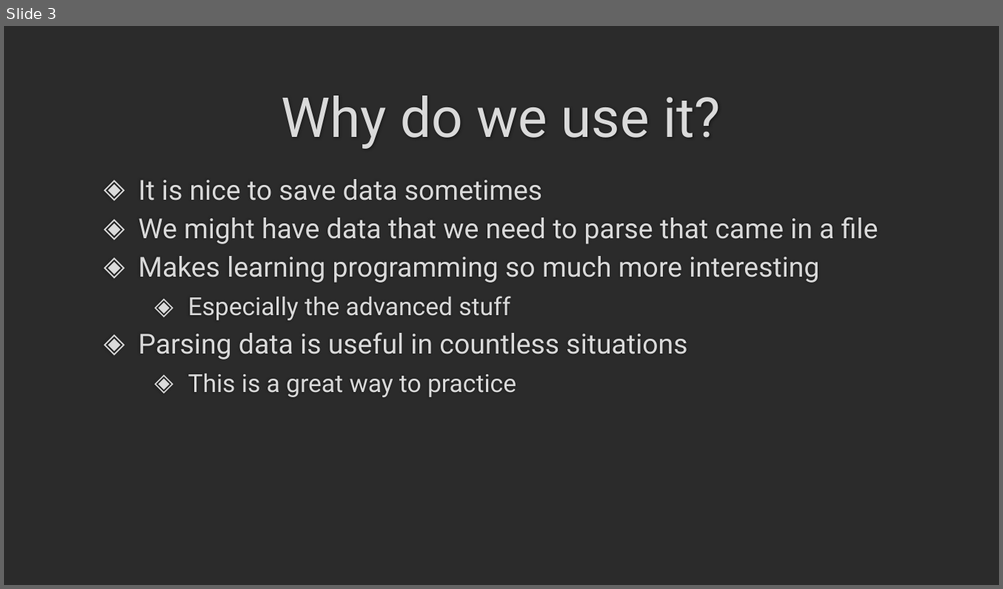
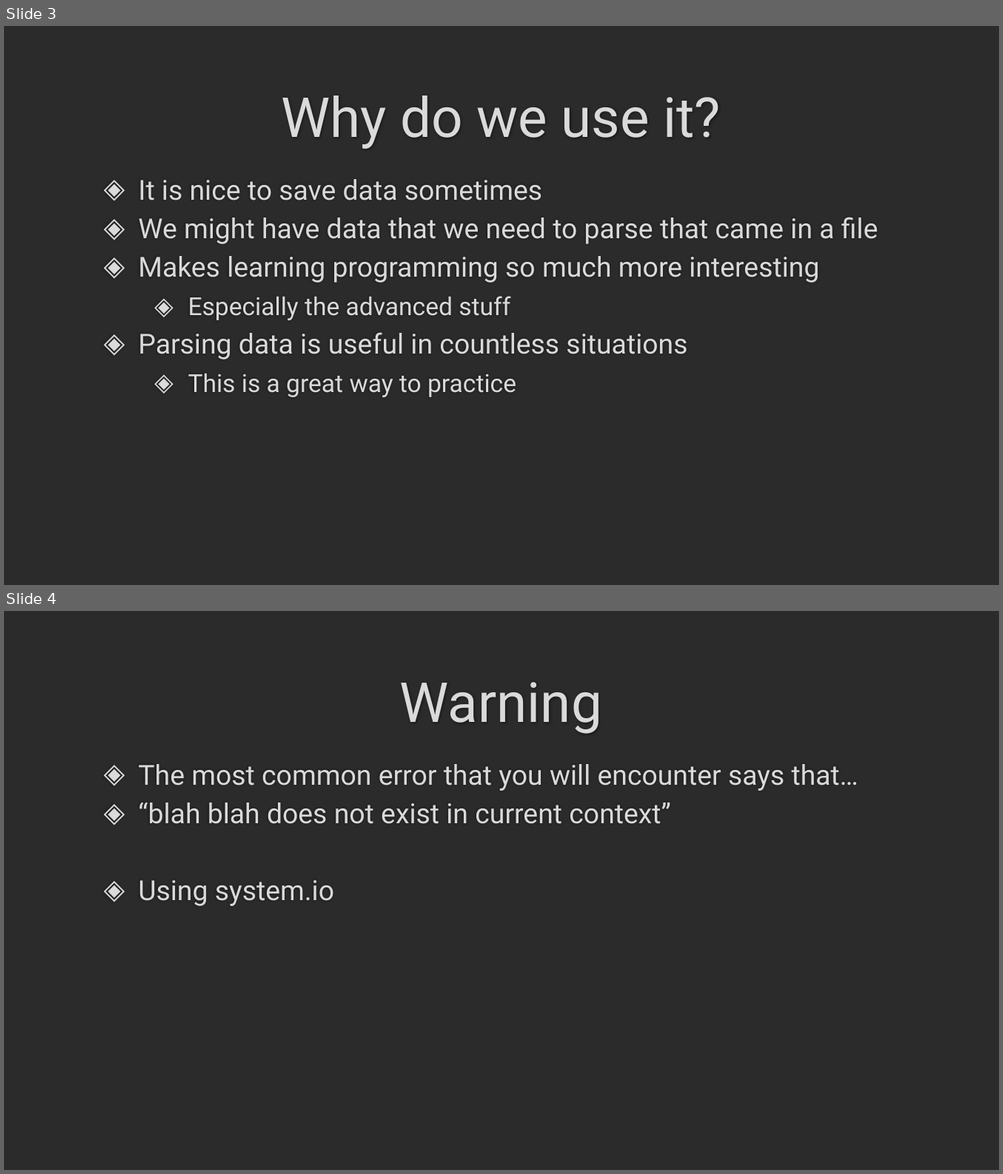
Before and after one commit to darrare/CS-3020, a slide deck: Documents/Powerpoints/3.0 FileIO.pptx. Shown one above the other, each under a label of ours: slide 3 before the commit, slides 3 and 4 after it. The pictures are 1003x589 and 1003x1174 pixels, drawn with LibreOffice and Linux fonts; fonts in the diff are those of the drawing; background and template pictures are left out; a plain dark background stands for a picture behind light text. Boxes give left, top, right and bottom in pixels: in the first picture for what was removed or moved away, otherwise in the second. Text is boxed around its words. In the diff, an @@ line names an element or a change of style, - is before the commit and + after.

```diff
--- a/Documents/Powerpoints/3.0 FileIO.pptx
+++ b/Documents/Powerpoints/3.0 FileIO.pptx
@@ slide 4 added at [4, 611, 999, 1170], background picture (left out) @@
@@ title added at [400, 682, 602, 734], 40 pt, text #DADADA @@
+Warning
@@ text added at [138, 764, 858, 906], 20 pt, text #DADADA @@
+◈ The most common error that you will encounter says that…
+◈ “blah blah does not exist in current context”
+◈ Using system.io
```
Also in this commit, not shown: 2 other slides added, 6 other files.
